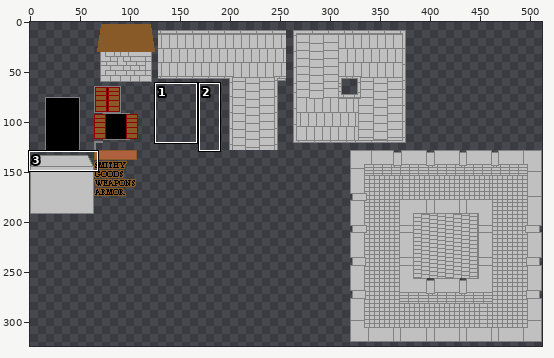
A sprite sheet gets an edit: Assets/Art/TownTileSet.png. Above: a wide view before the commit, with the close-up outlined.
Close-up. As it was:
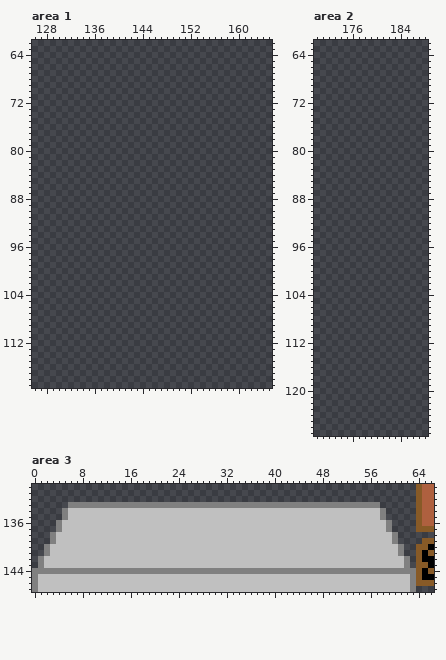
The file is 512x512 pixels. Shown: area 1: x 126..165, y 62..119; area 2: x 170..188, y 62..127; area 3: x 0..66, y 130..147. The wide view leaves out empty margins. The commit also changed other parts of the picture, which this record leaves out.
New version:
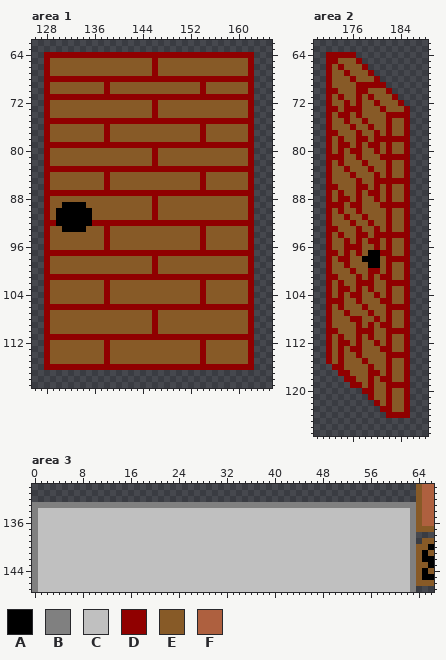
Palette (. is transparent): A #000000  B #808080  C #c0c0c0  D #900000  E #875a27  F #ae603f
Changes in this commit:
Changed rows in their new state; - is an unchanged pixel.
Area 1:
first column x 128:
 64 DDDDDDDDDDDDDDDDDDDDDDDDDDDDDDDDDDD
 65 DEEEEEEEEEEEEEEEEEDEEEEEEEEEEEEEEED
 66 DEEEEEEEEEEEEEEEEEDEEEEEEEEEEEEEEED
 67 DEEEEEEEEEEEEEEEEEDEEEEEEEEEEEEEEED
 68 DDDDDDDDDDDDDDDDDDDDDDDDDDDDDDDDDDD
 69 DEEEEEEEEEDEEEEEEEEEEEEEEEDEEEEEEED
 70 DEEEEEEEEEDEEEEEEEEEEEEEEEDEEEEEEED
 71 DDDDDDDDDDDDDDDDDDDDDDDDDDDDDDDDDDD
 72 DEEEEEEEEEEEEEEEEEDEEEEEEEEEEEEEEED
 73 DEEEEEEEEEEEEEEEEEDEEEEEEEEEEEEEEED
 74 DEEEEEEEEEEEEEEEEEDEEEEEEEEEEEEEEED
 75 DDDDDDDDDDDDDDDDDDDDDDDDDDDDDDDDDDD
 76 DEEEEEEEEEDEEEEEEEEEEEEEEEDEEEEEEED
 77 DEEEEEEEEEDEEEEEEEEEEEEEEEDEEEEEEED
 78 DEEEEEEEEEDEEEEEEEEEEEEEEEDEEEEEEED
 79 DDDDDDDDDDDDDDDDDDDDDDDDDDDDDDDDDDD
 80 DEEEEEEEEEEEEEEEEEDEEEEEEEEEEEEEEED
 81 DEEEEEEEEEEEEEEEEEDEEEEEEEEEEEEEEED
 82 DEEEEEEEEEEEEEEEEEDEEEEEEEEEEEEEEED
 83 DDDDDDDDDDDDDDDDDDDDDDDDDDDDDDDDDDD
 84 DEEEEEEEEEDEEEEEEEEEEEEEEEDEEEEEEED
 85 DEEEEEEEEEDEEEEEEEEEEEEEEEDEEEEEEED
 86 DEEEEEEEEEDEEEEEEEEEEEEEEEDEEEEEEED
 87 DDDDDDDDDDDDDDDDDDDDDDDDDDDDDDDDDDD
 88 DEEEEEEEEEEEEEEEEEDEEEEEEEEEEEEEEED
 89 DEEAAAAEEEEEEEEEEEDEEEEEEEEEEEEEEED
 90 DEAAAAAAEEEEEEEEEEDEEEEEEEEEEEEEEED
 91 DEAAAAAAEEEEEEEEEEDEEEEEEEEEEEEEEED
 92 DDAAAAAADDDDDDDDDDDDDDDDDDDDDDDDDDD
 93 DEEAAAAEEEDEEEEEEEEEEEEEEEDEEEEEEED
 94 DEEEEEEEEEDEEEEEEEEEEEEEEEDEEEEEEED
 95 DEEEEEEEEEDEEEEEEEEEEEEEEEDEEEEEEED
 96 DEEEEEEEEEDEEEEEEEEEEEEEEEDEEEEEEED
 97 DDDDDDDDDDDDDDDDDDDDDDDDDDDDDDDDDDD
 98 DEEEEEEEEEEEEEEEEEDEEEEEEEEEEEEEEED
 99 DEEEEEEEEEEEEEEEEEDEEEEEEEEEEEEEEED
100 DEEEEEEEEEEEEEEEEEDEEEEEEEEEEEEEEED
101 DDDDDDDDDDDDDDDDDDDDDDDDDDDDDDDDDDD
102 DEEEEEEEEEDEEEEEEEEEEEEEEEDEEEEEEED
103 DEEEEEEEEEDEEEEEEEEEEEEEEEDEEEEEEED
104 DEEEEEEEEEDEEEEEEEEEEEEEEEDEEEEEEED
105 DEEEEEEEEEDEEEEEEEEEEEEEEEDEEEEEEED
106 DDDDDDDDDDDDDDDDDDDDDDDDDDDDDDDDDDD
107 DEEEEEEEEEEEEEEEEEDEEEEEEEEEEEEEEED
108 DEEEEEEEEEEEEEEEEEDEEEEEEEEEEEEEEED
109 DEEEEEEEEEEEEEEEEEDEEEEEEEEEEEEEEED
110 DEEEEEEEEEEEEEEEEEDEEEEEEEEEEEEEEED
111 DDDDDDDDDDDDDDDDDDDDDDDDDDDDDDDDDDD
112 DEEEEEEEEEDEEEEEEEEEEEEEEEDEEEEEEED
113 DEEEEEEEEEDEEEEEEEEEEEEEEEDEEEEEEED
114 DEEEEEEEEEDEEEEEEEEEEEEEEEDEEEEEEED
115 DEEEEEEEEEDEEEEEEEEEEEEEEEDEEEEEEED
116 DDDDDDDDDDDDDDDDDDDDDDDDDDDDDDDDDDD
Area 2:
first column x 172:
 64 DDDDD---------
 65 DDEEED--------
 66 DEDEEED-------
 67 DEEDEEED------
 68 DEEEDEEED-----
 69 DEEEEDDDDD----
 70 DDEEEDDEEED---
 71 DEDEEDEDEEED--
 72 DEEDEDEEDEEED-
 73 DDEDDDEEEDEEED
 74 DEDDEDEEEEDDDD
 75 DEEDEEDEEEDEED
 76 DEEEDEEDEEDEED
 77 DDEEEDEEDEDEED
 78 DEDEEDDEDDDDDD
 79 DEDDEDEDDEDEED
 80 DEDEDDEEDEDEED
 81 DDDEEDEEEDDDDD
 82 DEDEEEDEEEDEED
 83 DEEDEEEDEEDEED
 84 DEEEDEEEDEDEED
 85 DEEEEDEEDDDDDD
 86 DDEEEDDEDEDEED
 87 DEDEEDEDDEDEED
 88 DEDDEDEEDEDEED
 89 DDDEDDEEEDDDDD
 90 DEDEEDEEEEDEED
 91 DEEDEEDEEEDEED
 92 DEEEDEEDEEDEED
 93 DDEEEDEEDEDEED
 94 DEDEEDDEDDDDDD
 95 DEEDEDEDDEDEED
 96 DEEDDDEEDEDEED
 97 DDEDEDEAADDEED
 98 DEDDEEAAAEDDDD
 99 DEEDEEEAAEDEED
100 DEEEDEEDDEDEED
101 DDEEEDEDEDDEED
102 DEDEEDDDEEDDDD
103 DEDDEDEDEEDEED
104 DEDEDDEEDEDEED
105 DDDEEDEEEDDEED
106 DEDEEEDEEEDDDD
107 DEEDEEEDEEDEED
108 DEEEDDEEDEDEED
109 DEEEEDEDEDDEED
110 DDEEEDDDEEDDDD
111 DEDEEDEDEEDEED
112 DEDDEDEEDEDEED
113 DEDEDDEEEDDEED
114 DEDEEDEEEEDDDD
115 DEDEEEDEEEDEED
116 -DDEEEEDEEDEED
117 --DDEEEDDEDEED
118 ---DDEEDEDDEED
119 ----DDEDEEDDDD
120 ------DDEEDEED
121 -------DEEDEED
122 --------DEDEED
123 ---------DDEED
124 ----------DDDD
Area 3:
first column x 0:
133 BBBBBB----------------------------------------------------BBBBBB
134 BCCCCC----------------------------------------------------CCCCCB
135 BCCCCC----------------------------------------------------CCCCCB
136 BCCCC------------------------------------------------------CCCCB
137 BCCCC------------------------------------------------------CCCCB
138 BCCC--------------------------------------------------------CCCB
139 BCCC--------------------------------------------------------CCCB
140 BCC----------------------------------------------------------CCB
141 BCC----------------------------------------------------------CCB
142 BC------------------------------------------------------------CB
143 BC------------------------------------------------------------CB
144 -CCCCCCCCCCCCCCCCCCCCCCCCCCCCCCCCCCCCCCCCCCCCCCCCCCCCCCCCCCCCCC-
Boxes around the changes in both close-ups, in picture pixels (x1, y1, x2, y2):
added: (44, 52, 254, 370)
added: (326, 52, 410, 418)
changed: (32, 502, 416, 574)
